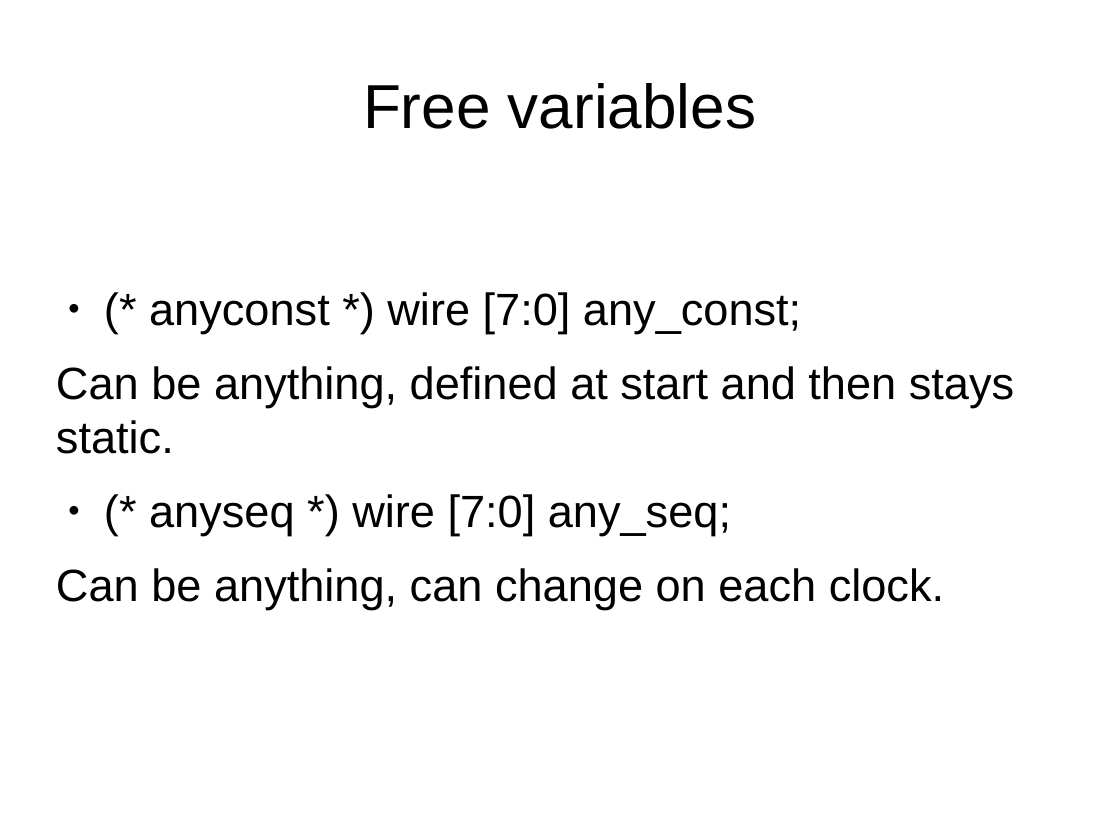
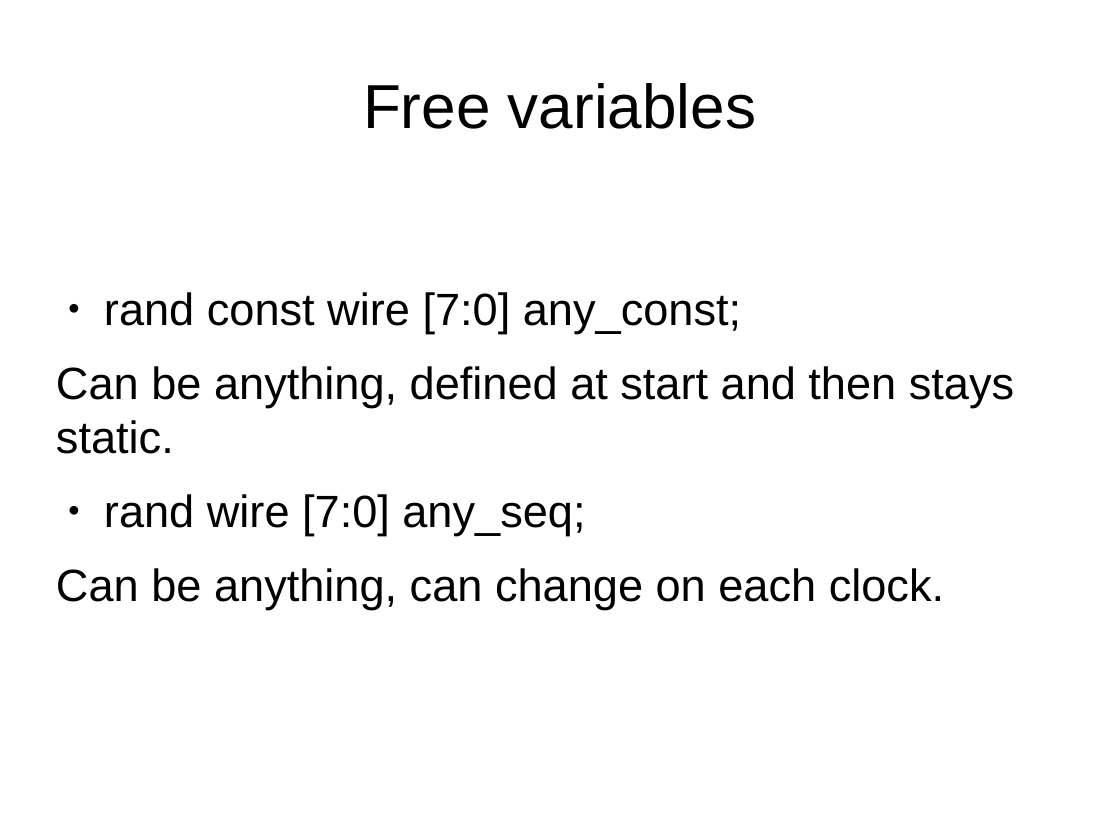
Before and after one commit to mattvenn/formal-intro-course, a slide deck: slide 52 of intro-course-slides.odp. Drawn at 1120x840 pixels with LibreOffice and Linux fonts; fonts in the diff are those of the drawing. Boxes give left, top, right and bottom in pixels: in the first picture for what was removed or moved away, otherwise in the second. Text is boxed around its words. In the diff, an @@ line names an element or a change of style, - is before the commit and + after.

```diff
--- a/intro-course-slides.odp
+++ b/intro-course-slides.odp
@@ text at [104, 292, 741, 333]: text changed @@
-● (* anyconst *) wire [7:0] any_const;
+● rand const wire [7:0] any_const;
@@ text at [104, 494, 585, 536]: text changed @@
-● (* anyseq *) wire [7:0] any_seq;
+● rand wire [7:0] any_seq;
```
Also in this commit, not shown: 3 other slides changed, 1 slide added.
